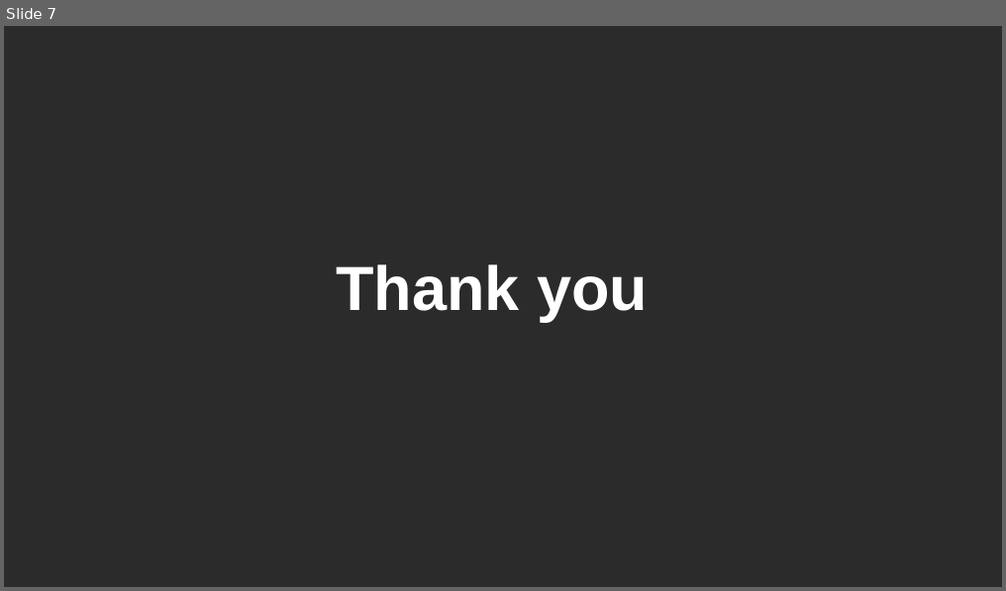
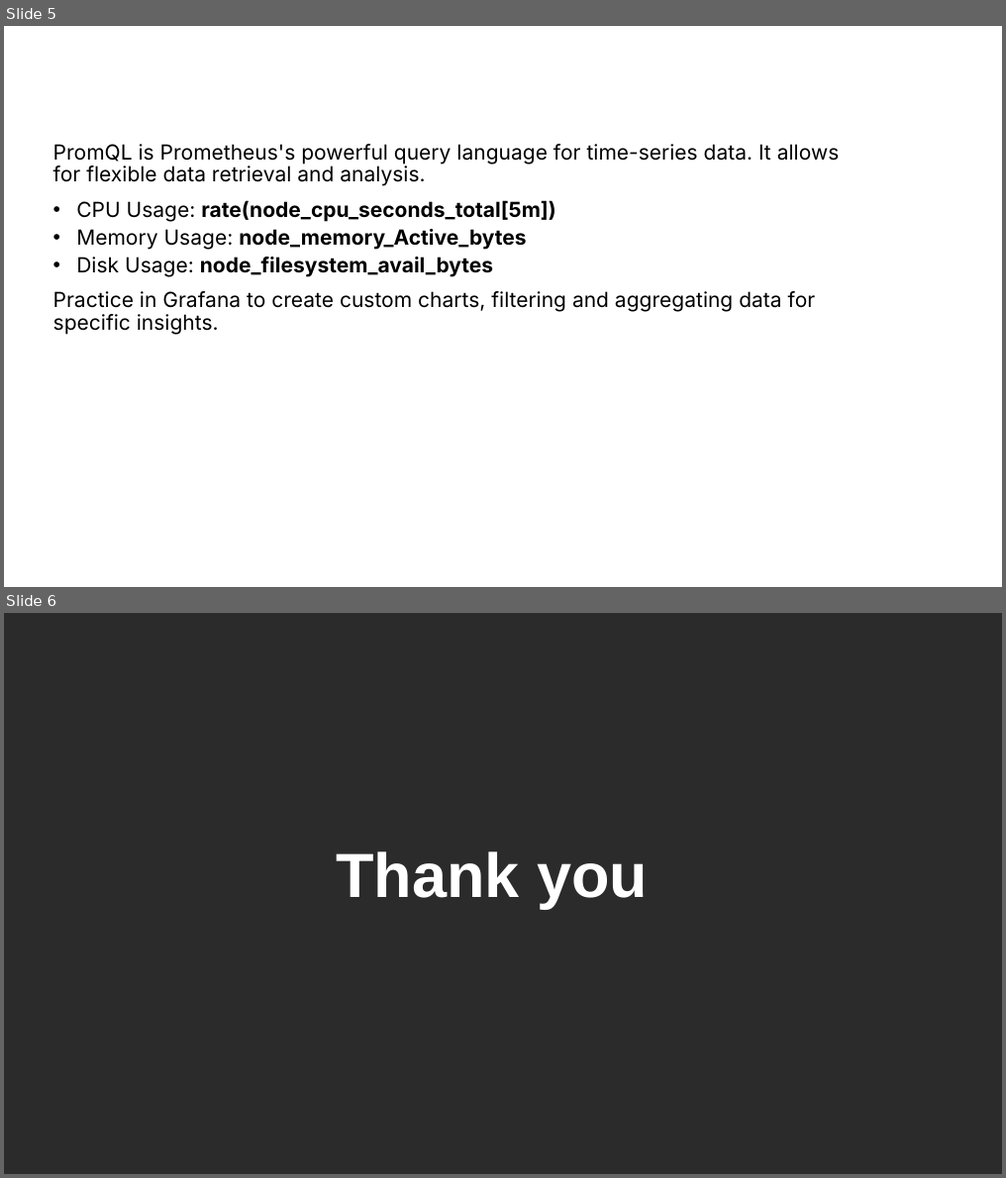
Before and after one commit to hieu15/ENTERPRISE-NETWORK-MONITORING, a slide deck: slides/DAY 02.pptx. Shown one above the other, each under a label of ours: slide 7 before the commit, slides 5 and 6 after it. The pictures are 1006x591 and 1006x1178 pixels, drawn with LibreOffice and Linux fonts; fonts in the diff are those of the drawing; background and template pictures are left out; a plain dark background stands for a picture behind light text. Boxes give left, top, right and bottom in pixels: in the first picture for what was removed or moved away, otherwise in the second. Text is boxed around its words. In the diff, an @@ line names an element or a change of style, - is before the commit and + after.

```diff
--- a/slides/DAY 02.pptx
+++ b/slides/DAY 02.pptx
@@ slide 5 added at (4, 26, 1002, 587), background picture (left out) @@
@@ text added at (4, 26, 763, 76), 30 pt, text #FFFFFF, bold @@
+Writing Basic PromQL Queries
@@ text added at (54, 144, 840, 186), 20 pt, text #000000 @@
+PromQL is Prometheus's powerful query language for time-series data. It allows for flexible data retrieval and analysis.
@@ text added at (76, 200, 555, 222), 20 pt, text #000000, bold @@
+• CPU Usage: rate(node_cpu_seconds_total[5m])
@@ text added at (76, 229, 526, 250), 20 pt, text #000000, bold @@
+• Memory Usage: node_memory_Active_bytes
@@ text added at (76, 257, 493, 277), 20 pt, text #000000, bold @@
+• Disk Usage: node_filesystem_avail_bytes
@@ text added at (54, 291, 816, 335), 20 pt, text #000000 @@
+Practice in Grafana to create custom charts, filtering and aggregating data for specific insights.
@@ what was slide 7 is now slide 6 @@
```
Also in this commit, not shown: 4 other slides added, 6 slides removed, 5 other files.
